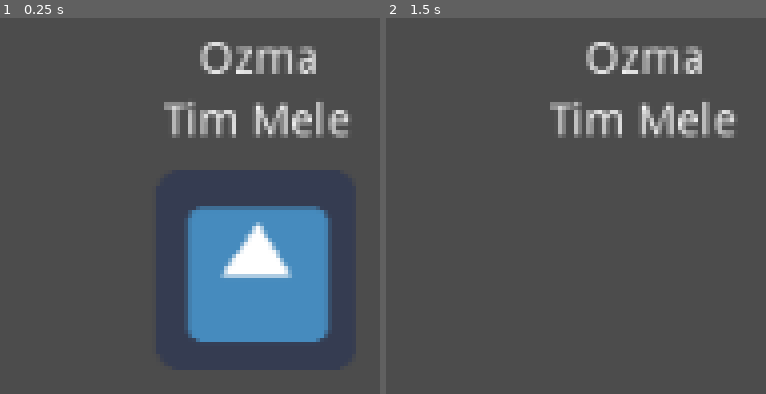
Above: before the commit, frames 1-2 (left to right).
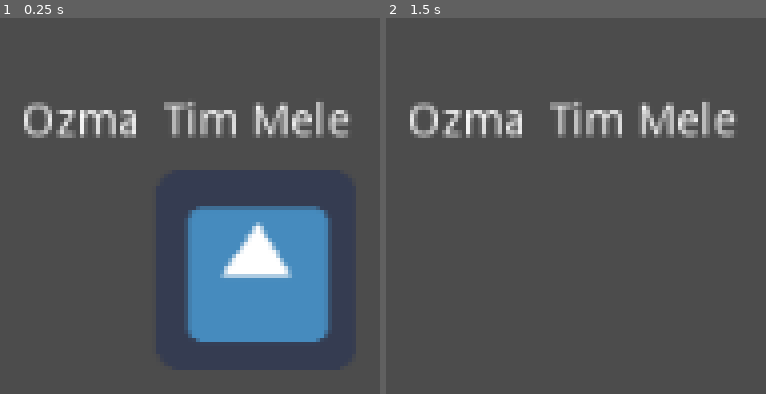
Above: after the commit, the same moments.

Repository: TeamRITZ/Timer-Example
Game: Godot game, scene res://TimerExample.tscn
Two runs of this game, one before a commit and one after it. Both use one fixed random seed, a clock stepped at 60 frames per second and the inputs below. The engine's default icon, where the game draws it, is replaced by a stand-in: a white triangle on a blue panel in a dark square.
Inputs:
- Up to frame 1 (0.25 s): no input
- Up to frame 2 (1.5 s): tap Enter at 0.5 s; tap Space at 1.25 s

The runs differ from the first frame. In frame 1, 2.8% of the frame differs, in the area x 6-84%, y 6-32%; in frame 2, 2.8%.

Commit message:
Revert "Ozma Label"
This reverts commit ad0748e18090003b99aa8fee99381a986bafeef8.

Diff:
--- a/TimerExample.tscn
+++ b/TimerExample.tscn
@@ -13,7 +13,7 @@
 position = Vector2( 97.4321, 82.0643 )
 texture = ExtResource( 1 )
 
-[node name="Tim Name" type="Label" parent="."]
+[node name="Label" type="Label" parent="."]
 margin_left = 67.6477
 margin_top = 28.3013
 margin_right = 127.648
@@ -23,11 +23,11 @@
 "_edit_use_anchors_": false
 }
 
-[node name="Ozma Label" type="Label" parent="."]
-margin_left = 78.837
-margin_top = 8.17569
-margin_right = 118.837
-margin_bottom = 22.1757
+[node name="Label2" type="Label" parent="."]
+margin_left = 21.8992
+margin_top = 27.7389
+margin_right = 61.8992
+margin_bottom = 41.7389
 text = "Ozma"
 __meta__ = {
 "_edit_use_anchors_": false
